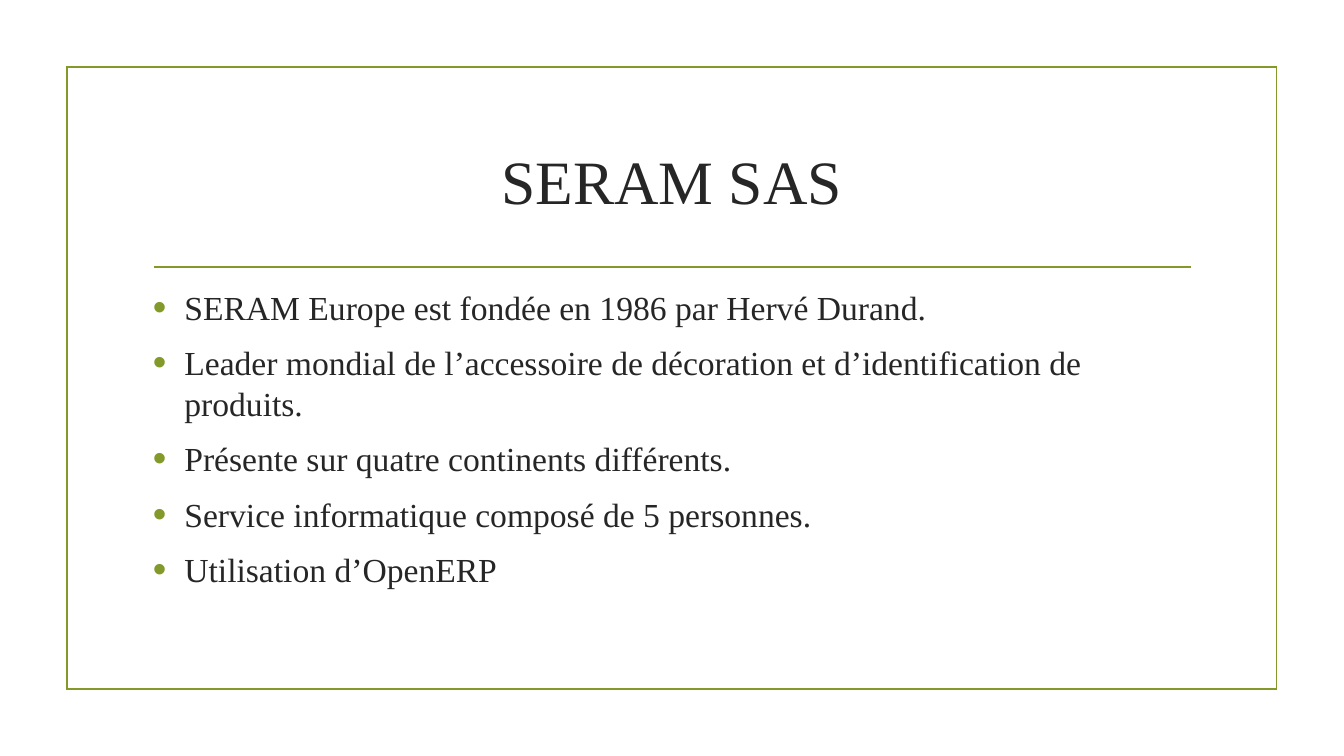
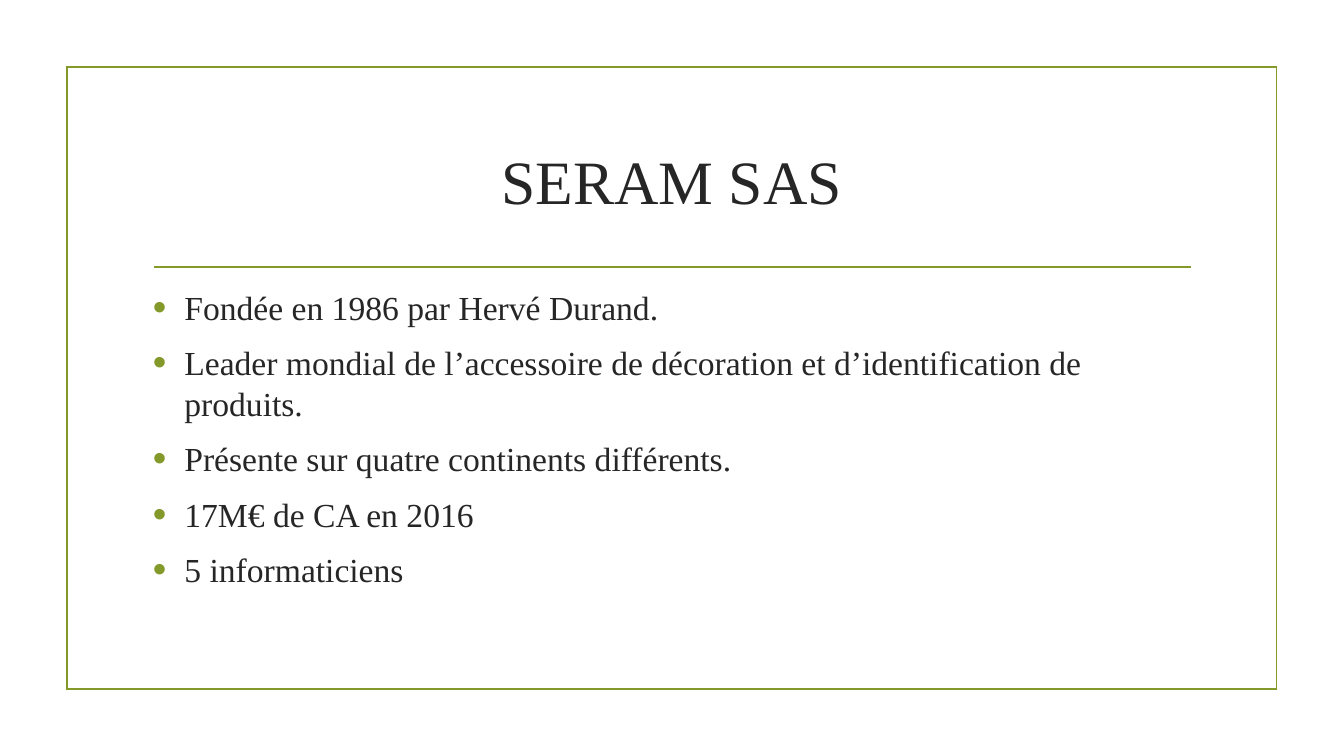
Before and after one commit to vmele/Vivet, a slide deck: slide 2 of GSB/Portfolio/PP_Portfolio.pptx. Drawn at 1344x756 pixels with LibreOffice and Linux fonts; fonts in the diff are those of the drawing; background and template pictures are left out. Boxes give left, top, right and bottom in pixels: in the first picture for what was removed or moved away, otherwise in the second. Text is boxed around its words. In the diff, an @@ line names an element or a change of style, - is before the commit and + after.

```diff
--- a/GSB/Portfolio/PP_Portfolio.pptx
+++ b/GSB/Portfolio/PP_Portfolio.pptx
@@ text at bbox=[184, 296, 658, 327]: text changed @@
-• SERAM Europe est fondée en 1986 par Hervé Durand.
+• Fondée en 1986 par Hervé Durand.
@@ text at bbox=[184, 503, 473, 583]: text changed @@
-• Service informatique composé de 5 personnes.
-• Utilisation d’OpenERP
+• 17M€ de CA en 2016
+• 5 informaticiens
```
Also in this commit, not shown: 4 other slides changed, 37 other files.
